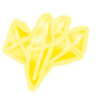
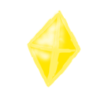
Before/after of a w=100, h=100 layered artwork. What changed in the layer stack:
hid "LargeCrystalDetails" over 1, 11, 90, 94
hid "LargeCrystal" over 1, 12, 90, 91
showed "SmallCrystalDetails" over 26, 9, 82, 89
showed "Layer 1" over 26, 10, 80, 87
